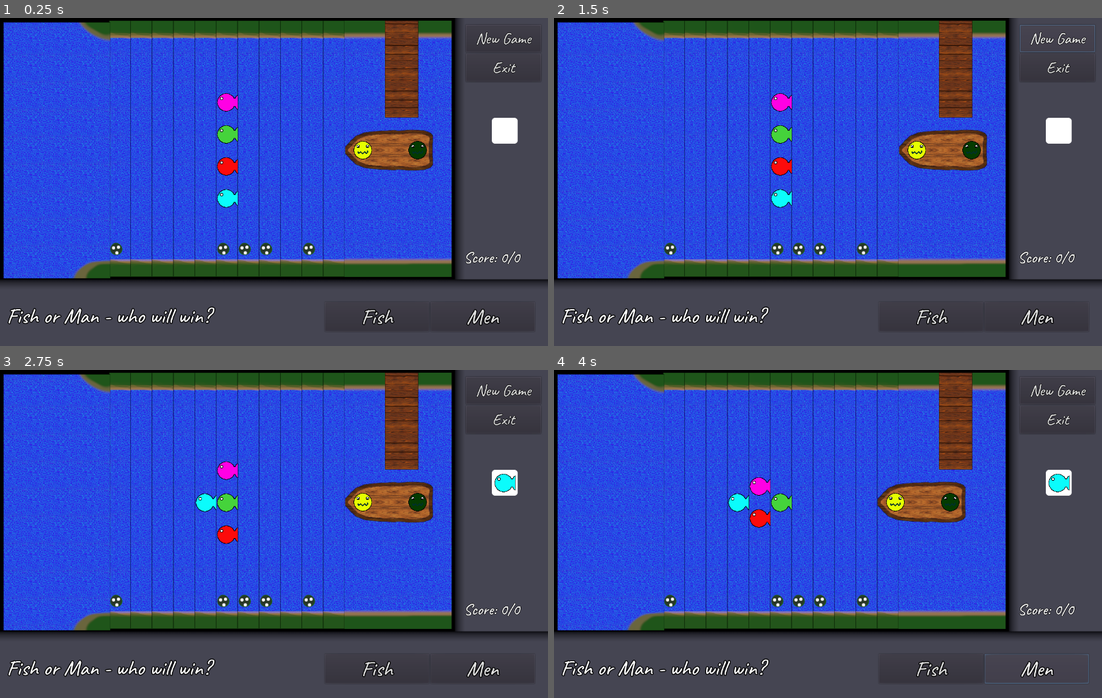
Above: before the commit, frames 1-4 (two rows, left to right).
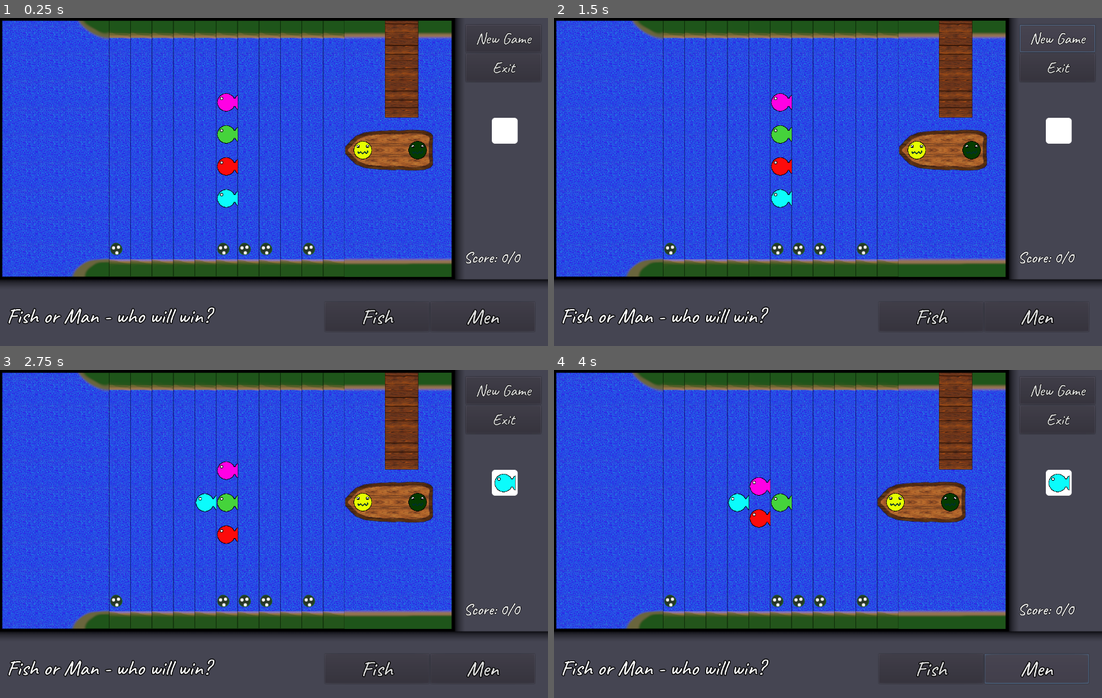
Above: after the commit, the same moments.

Repository: Kjarrigan/fish-or-men
Game: Godot game, scene res://Game.tscn
The game is run twice, just before and just after one commit, with the same random seed, the same clock (stepped at 60 frames per second) and the same inputs.
Inputs (mouse positions are in pixels of both pictures, inside the frame that each line leads up to):
- Up to frame 1 (0.25 s): no input
- Up to frame 2 (1.5 s): click "New Game" at 0.5 s; click "New Game" at 1.25 s
- Up to frame 3 (2.75 s): click (509, 484) at 2 s
- Up to frame 4 (4 s): click "Fish" at 2.75 s; click "Men" at 3.5 s

The runs differ from the first frame. In frame 1, 6.8% of the frame differs, in the area x 0-21%, y 0-80%; in frame 2, 6.8%; in frame 3, 6.8%; in frame 4, 6.8%.

Commit message:
Fix images

Diff:
--- a/Game.tscn
+++ b/Game.tscn
@@ -282,7 +282,7 @@
 
 [node name="TeamMen" type="Button" parent="UI/Choice"]
 margin_left = 247.0
-margin_right = 491.0
+margin_right = 490.0
 margin_bottom = 69.0
 size_flags_horizontal = 3
 size_flags_vertical = 3
--- a/project.godot
+++ b/project.godot
@@ -10,7 +10,7 @@
 
 [application]
 
-config/name="catch_the_fish"
+config/name="Fish or Man"
 run/main_scene="res://Game.tscn"
 config/icon="res://icon.png"
 
--- a/scenes/OceanTile.tscn
+++ b/scenes/OceanTile.tscn
@@ -8,7 +8,7 @@
 script = ExtResource( 1 )
 
 [node name="Sprite" type="Sprite" parent="."]
-position = Vector2( 103, 4 )
+position = Vector2( 100, 0 )
 texture = ExtResource( 2 )
 
 [node name="Water" type="VBoxContainer" parent="."]
